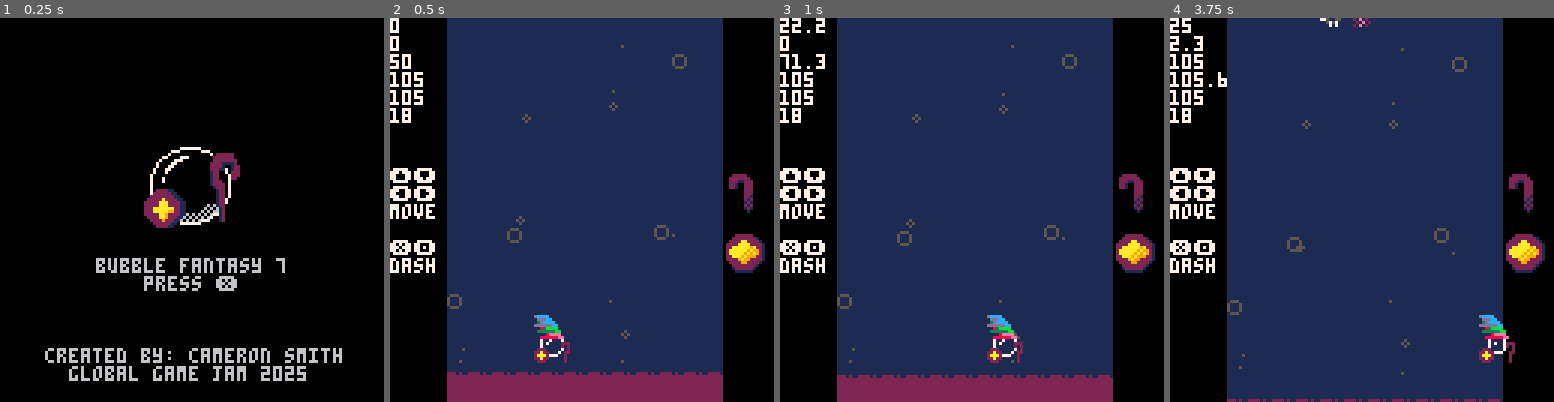
Above: before the commit, frames 1-4 (left to right).
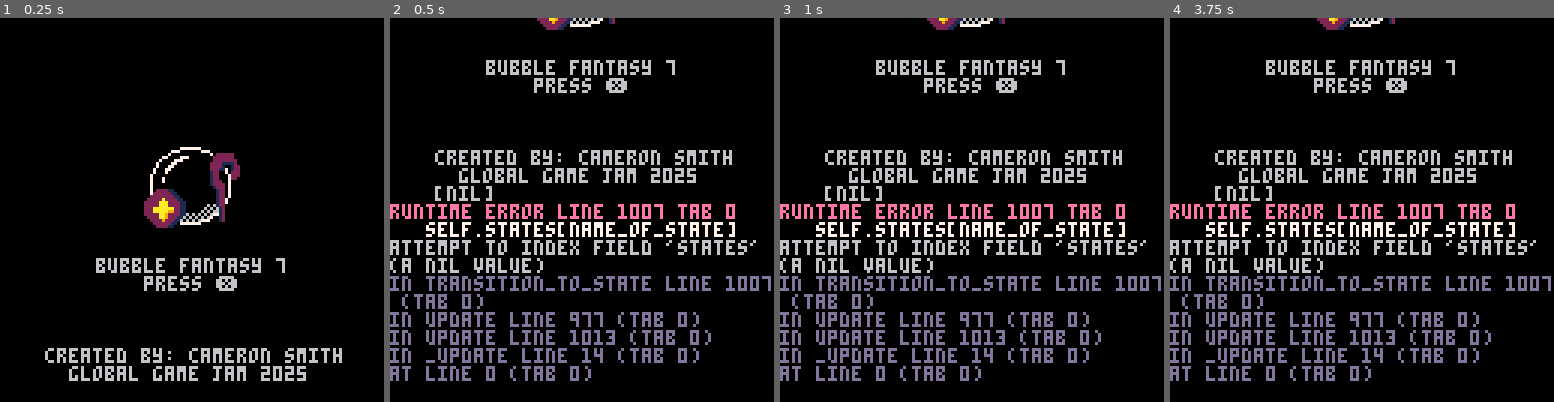
Above: after the commit, the same moments.

Repository: dumbanode/Bubble-Fantasy-7
Game: PICO-8 cartridge ggj2025.p8
The game is run twice, just before and just after one commit, with the same random seed, the same clock (stepped at 60 frames per second) and the same inputs.
Inputs:
- Up to frame 1 (0.25 s): no input
- Up to frame 2 (0.5 s): tap X (X key) at 0.33 s
- Up to frame 3 (1 s): tap O (Z key) at 0.7 s
- Up to frame 4 (3.75 s): tap X (X key) at 1.07, 1.85, 2.97 s; hold Right 1.6-2.1 s; tap O (Z key) every 0.4 s from 1.7 to 3.7 s; hold Up 2.15-2.42 s; hold Right 2.47-3.03 s; hold Left 3.08-3.58 s; hold Down from 3.63 s (still down)

Frame 1 is identical in both runs. In frame 2, 77% of the frame differs, in the area x 0-100%, y 0-100%; in frame 3, 78%; in frame 4, 78%.
Error after the commit: runtime error line 1007 tab 0; self.states[name_of_state]; attempt to index field 'states' (a nil value)

Commit message:
Revamping state management

Diff:
--- a/ggj2025.p8
+++ b/ggj2025.p8
@@ -8,7 +8,17 @@
 max_imp=10
 
 function _init()
-	transition_to_state(states.title)
+	state_mngr:transition_to_state(
+		"title")
+end
+
+function _update()
+	btn_update()
+	state_mngr:update()
+end
+
+function _draw()
+	state_mngr:draw()
 end
 
 world={
@@ -655,7 +665,7 @@
 
 -->8
 -- draw
-function _draw()
+function _draw_bak()
 	if curr_state==states.title then
 		draw_title()
 	elseif curr_state==states.game then
@@ -666,19 +676,7 @@
 end
 
 function draw_title()
-	cls()
-	print(
-		"bubble fantasy 7",
-		32,80
-	)
-	print("    press ❎")
-
-	print(
-		"created by: cameron smith",
-		15,110
-	)
-	print("  global game jam 2025")
-	map()
+
 end
 
 function draw_game()
@@ -874,7 +872,7 @@
 	game_over=3
 }
 
-function transition_to_state(state)
+function transition_to_state_bak(state)
 	if state==states.title then
 		init_title()
 		curr_state=states.title
@@ -899,7 +897,8 @@
 	init_plr()
 	num_coins=0
 	setup_particles()
-	world:init_floor()
+	world:
+	init_floor()
 end
 
 function init_game_over()
@@ -917,15 +916,16 @@
 	sfx(1)
 end
 
-function _update()
+function _update_bak()
 	btn_update()
+	--[[
 	if curr_state==states.game then
 		update_game()
 	elseif curr_state==states.title then
 		update_title()
 	elseif curr_state==states.game_over then
 		update_game_over()
-	end
+	end]]
 end
 
 -- update
@@ -937,9 +937,7 @@
 end
 
 function update_title()
-	if btnu(4) or btnu(5) then
-		transition_to_state(states.game)
-	end
+
 end
 
 function update_game_over()
@@ -949,7 +947,79 @@
 	end
 end
 
-
+----------------------
+state={
+	name="",
+
+	new=function(self,tbl)
+		tbl=tbl or {}
+		setmetatable(tbl,{
+			__index=self
+		})
+		return tbl
+	end,
+
+	init=function(self)
+	end,
+
+	update=function(self)
+	end,
+
+	draw=function(self)
+	end
+}
+
+state_mngr={
+	curr_state=-1,
+	states={
+		title=state:new({
+			name="title",
+
+			update=function(self)
+				if btnu(4) or btnu(5) then
+					state_mngr.transition_to_state(
+						"game"
+					)
+				end
+			end,
+
+			draw=function(self)
+				cls()
+				print(
+					"bubble fantasy 7",
+					32,80
+				)
+				print("    press ❎")
+
+				print(
+					"created by: cameron smith",
+					15,110
+				)
+				print("  global game jam 2025")
+				map()
+			end
+
+		})
+	},
+
+	transition_to_state=function(
+		self, name_of_state)
+		-- set the current state
+		print(self.curr_state)
+		self.curr_state=
+			self.states[name_of_state]
+		-- initialize the state
+		self.curr_state:init()
+	end,
+
+	update=function(self)
+		self.curr_state:update()
+	end,
+
+	draw=function(self)
+		self.curr_state:draw()
+	end
+}
 -->8
 --particles
 num_parts=15
